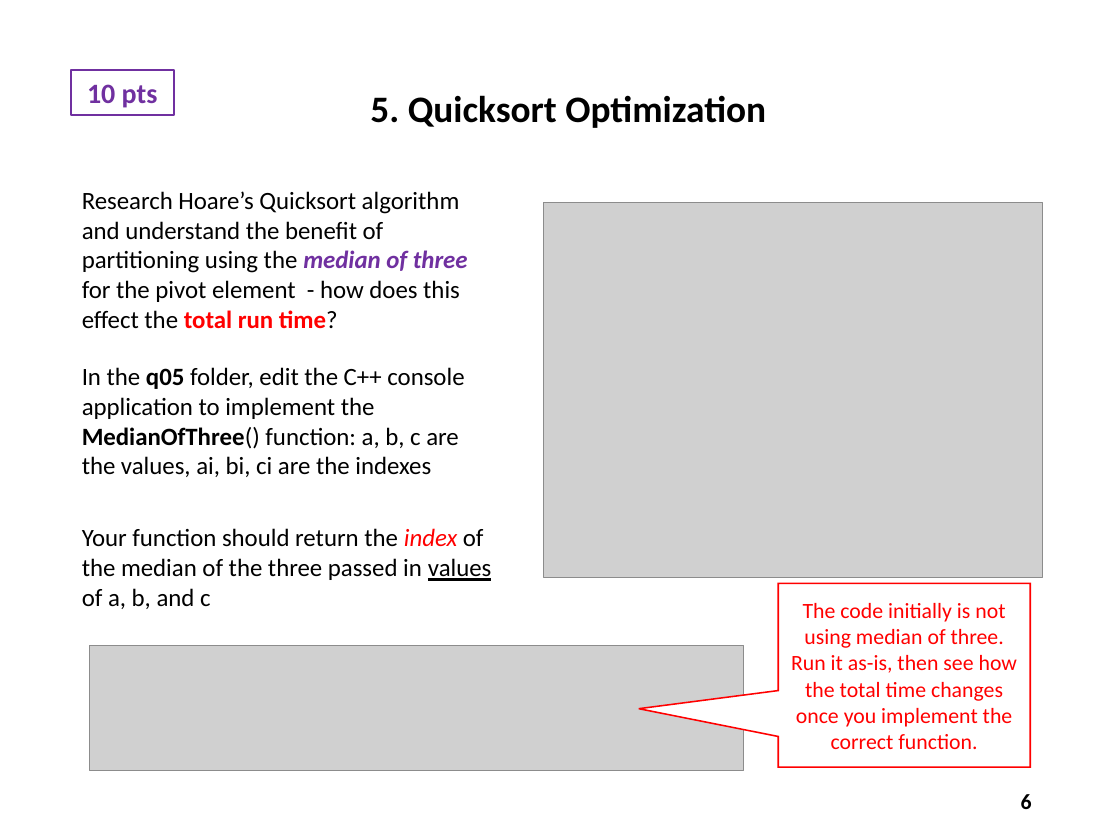
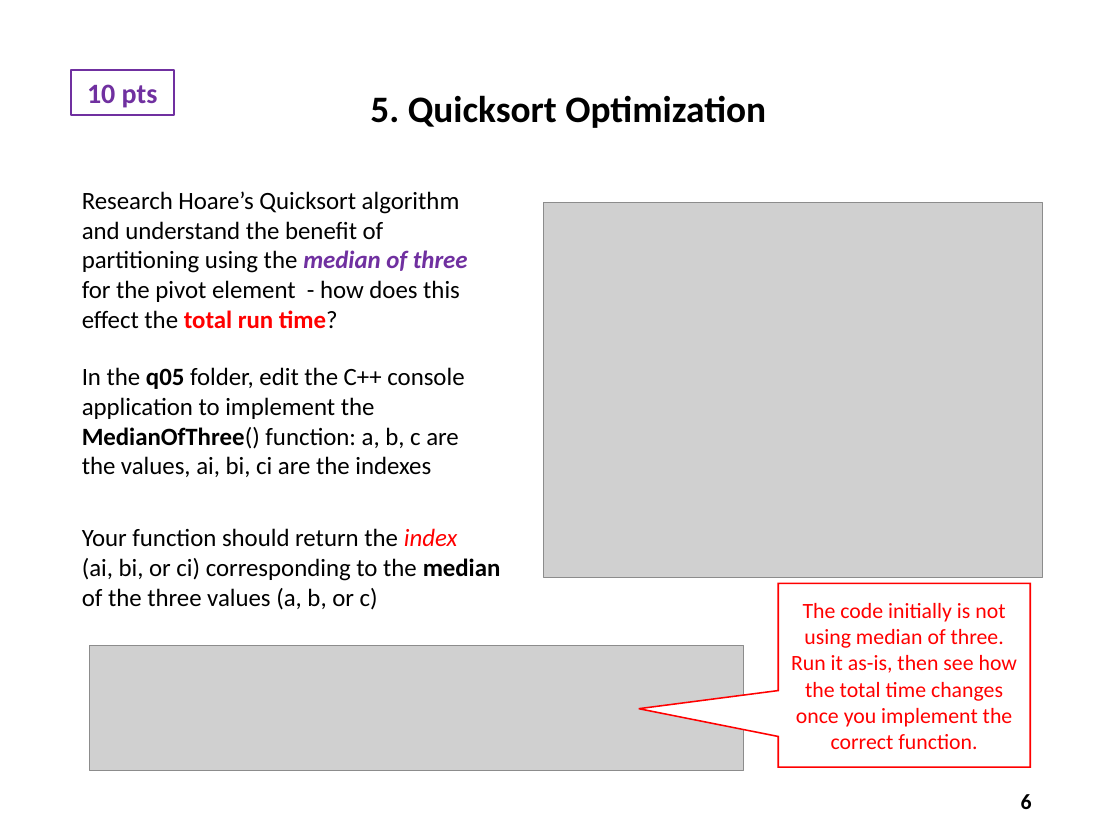
Before and after one commit to dbiersach/scicomp301-cpp-linux, a slide deck: slide 6 of exam1/Exam 1 Questions.pptx. Drawn at 1120x840 pixels with LibreOffice and Linux fonts; fonts in the diff are those of the drawing; grey boxes stand for pictures. Boxes give left, top, right and bottom in pixels: in the first picture for what was removed or moved away, otherwise in the second. Text is boxed around its words. In the diff, an @@ line names an element or a change of style, - is before the commit and + after.

```diff
--- a/exam1/Exam 1 Questions.pptx
+++ b/exam1/Exam 1 Questions.pptx
@@ text at (x1=82, y1=528, x2=501, y2=610): text changed @@
-Your function should return the index of the median of the three passed in values of a, b, and c
+Your function should return the index
+(ai, bi, or ci) corresponding to the median of the three values (a, b, or c)
```
Also in this commit, not shown: 3 other slides changed, 1 other file.
